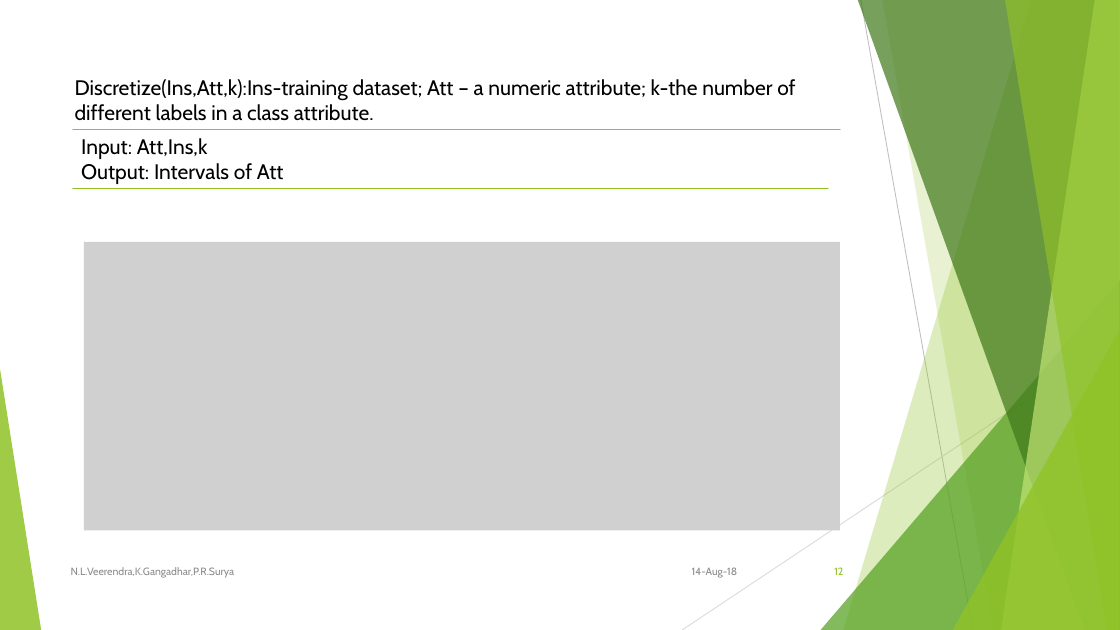
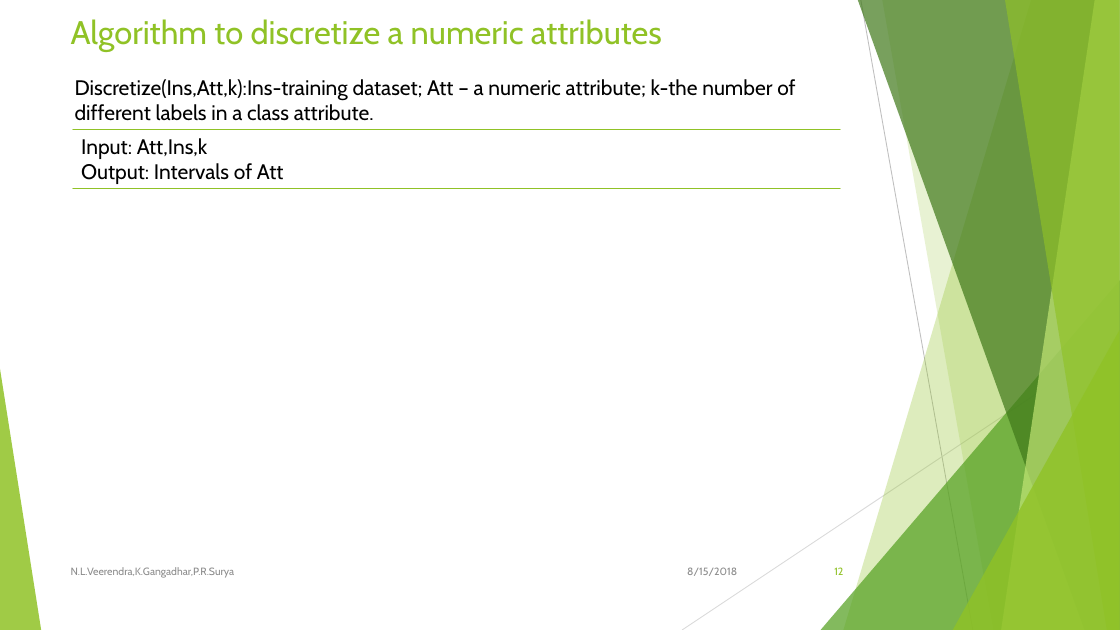
Before and after one commit to LakshmanNanisetti/MiniProject, a slide deck: slide 12 of Presentation/An improved Id3 algorithm for clinical data classification.pptx. Drawn at 1120x630 pixels with LibreOffice and Linux fonts; fonts in the diff are those of the drawing; grey boxes stand for pictures. Boxes give left, top, right and bottom in pixels: in the first picture for what was removed or moved away, otherwise in the second. Text is boxed around its words. In the diff, an @@ line names an element or a change of style, - is before the commit and + after.

Commit message:
corrected numbering in algorithms of ppt

```diff
--- a/Presentation/An improved Id3 algorithm for clinical data classification.pptx
+++ b/Presentation/An improved Id3 algorithm for clinical data classification.pptx
@@ title added at <box>71,19,662,52</box>, 28 pt, text #90C226 @@
+Algorithm to discretize a numeric attributes
@@ line moved from (73, 189) - (828, 189) to (73, 189) - (840, 189) @@
@@ picture removed at <box>84,242,840,530</box> @@
@@ text at <box>687,567,737,576</box>: text changed @@
-14-Aug-18
+8/15/2018
```
Also in this commit, not shown: 16 other slides changed, 1 slide removed.
